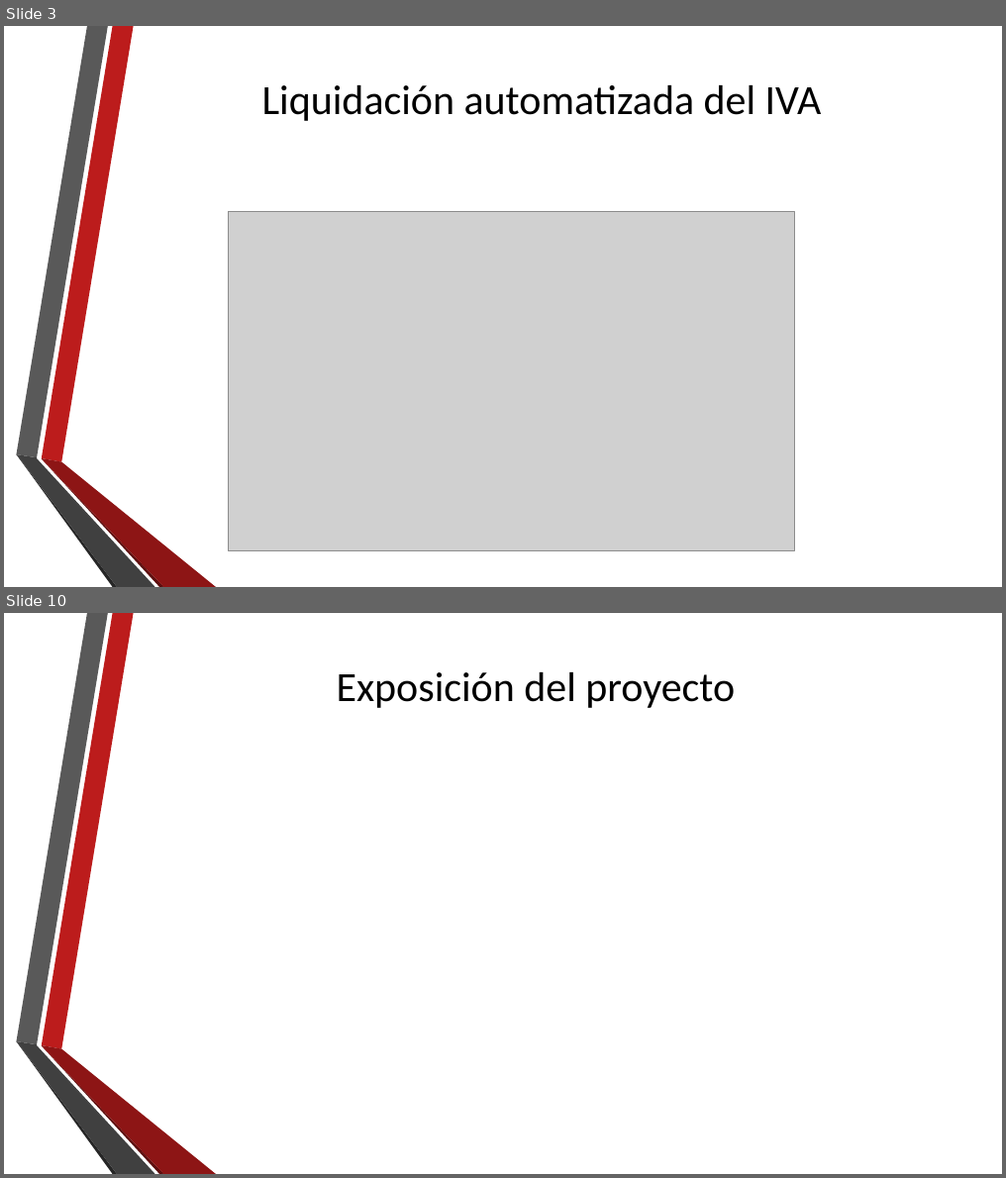
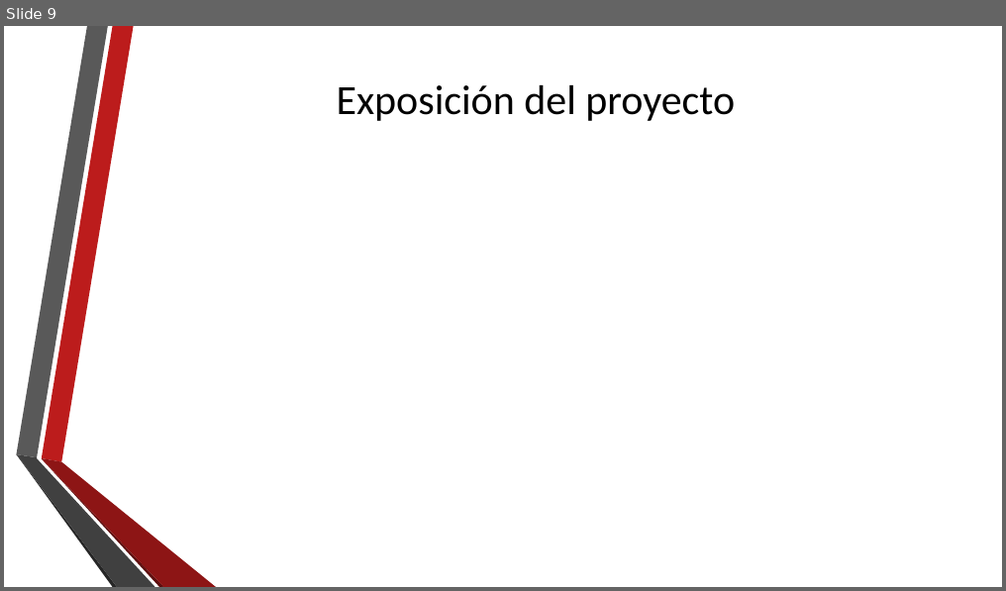
Before and after one commit to jaur001/Simulator, a slide deck: Presentacion TFG.pptx. Shown one above the other, each under a label of ours: slides 3 and 10 before the commit, slide 9 after it; the slides between them are not shown. The pictures are 1006x1178 and 1006x591 pixels, drawn with LibreOffice and Linux fonts; fonts in the diff are those of the drawing; grey boxes stand for pictures; background and template pictures are left out. Boxes give left, top, right and bottom in pixels: in the first picture for what was removed or moved away, otherwise in the second. Text is boxed around its words. In the diff, an @@ line names an element or a change of style, - is before the commit and + after.

```diff
--- a/Presentacion TFG.pptx
+++ b/Presentacion TFG.pptx
@@ slide 3 removed at (4,26,1002,587), background picture (left out); not listed: 6 template elements that a slide beside it also shows @@
@@ title removed at (262,85,822,121) @@
-Liquidación automatizada del IVA
@@ picture removed at (228,212,794,552) @@
@@ what was slide 10 is now slide 9 @@
```
Also in this commit, not shown: 8 slides changed, 7 slides added, 7 other slides removed.
